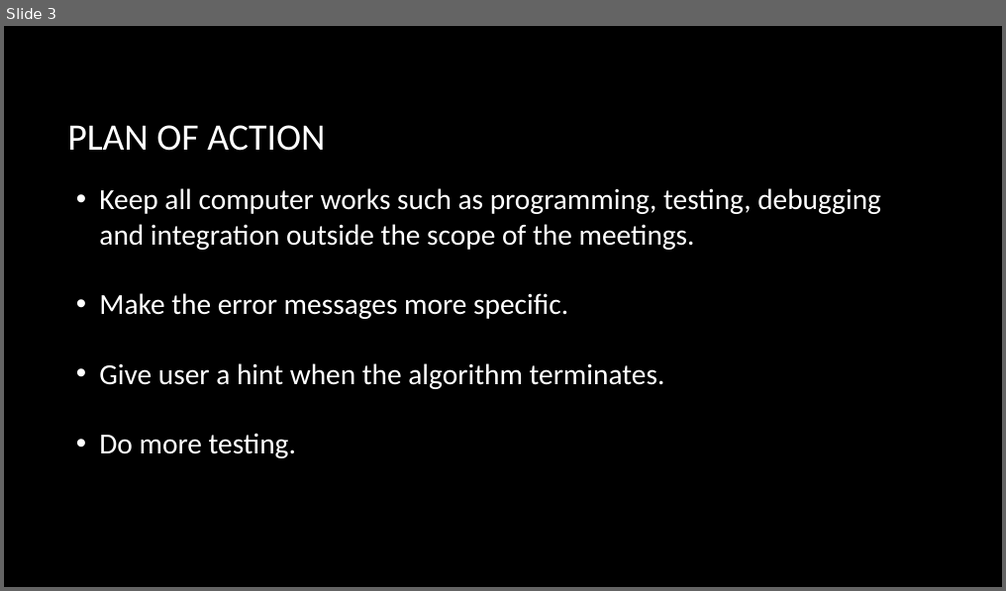
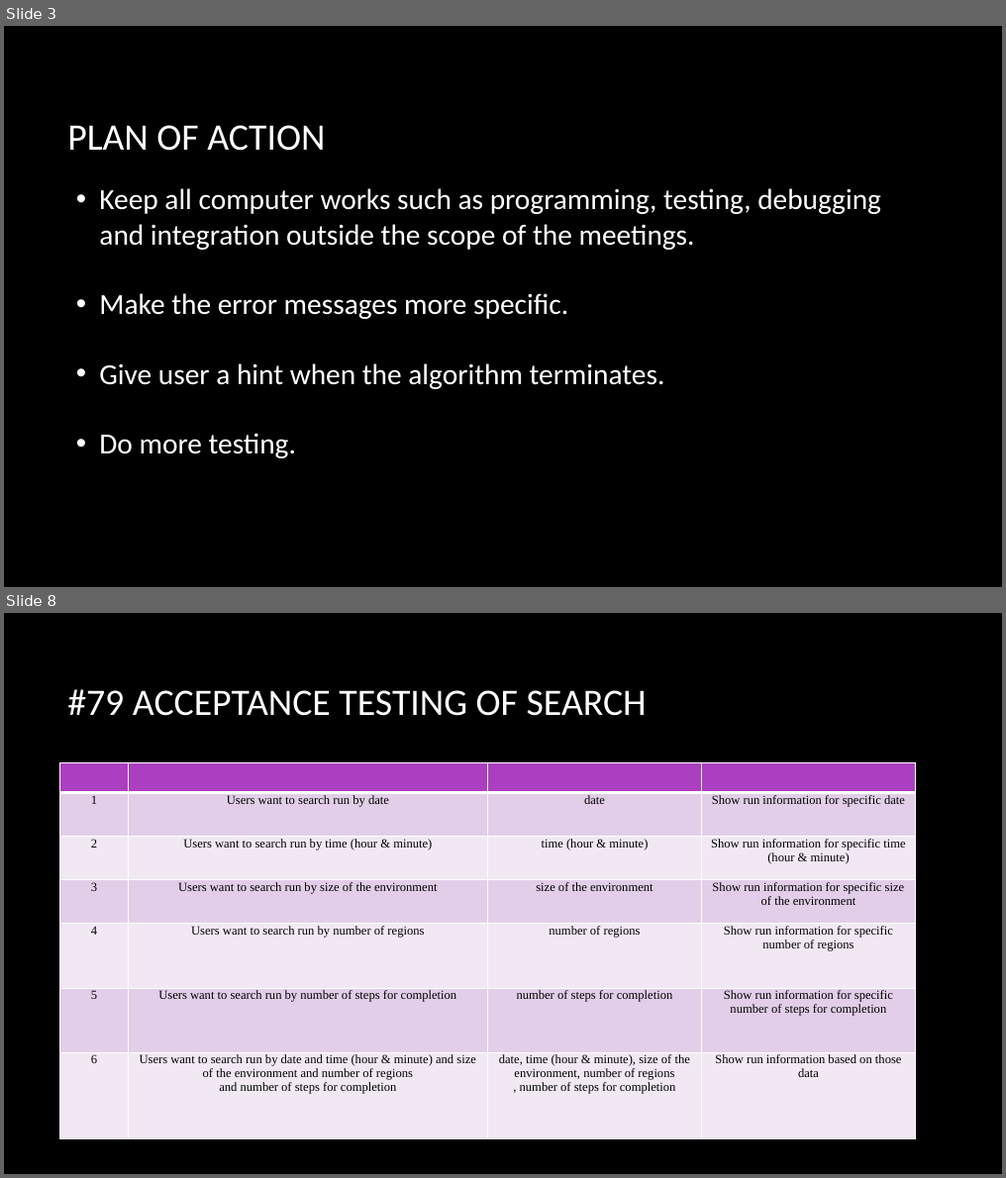
Before and after one commit to Giant-Visualize/Giant-Visualize-Multi-Agent-Patrolling, a slide deck: Document/GIANTS_SixthPresentation.pptx. Shown one above the other, each under a label of ours: slide 3 before the commit, slides 3 and 8 after it; the slides between them are not shown. The pictures are 1006x591 and 1006x1178 pixels, drawn with LibreOffice and Linux fonts; fonts in the diff are those of the drawing; background and template pictures are left out. Boxes give left, top, right and bottom in pixels: in the first picture for what was removed or moved away, otherwise in the second. Text is boxed around its words. In the diff, an @@ line names an element or a change of style, - is before the commit and + after.

```diff
--- a/Document/GIANTS_SixthPresentation.pptx
+++ b/Document/GIANTS_SixthPresentation.pptx
@@ slide 8 added at box(4, 613, 1002, 1174), background picture (left out) @@
@@ title added at box(67, 689, 647, 716), 36 pt, text #FFFFFF @@
+#79 ACCEPTANCE TESTING OF SEARCH
@@ table added at box(60, 762, 916, 1139), 7 rows, 4 columns @@
+ |  |  | 
+1 | Users want to search run by date | date | Show run information for specific date
+2 | Users want to search run by time (hour & minute) | time (hour & minute) | Show run information for specific time (hour & minute)
+3 | Users want to search run by size of the environment | size of the environment | Show run information for specific size of the environment
+4 | Users want to search run by number of regions | number of regions | Show run information for specific number of regions
+5 | Users want to search run by number of steps for completion | number of steps for completion | Show run information for specific number of steps for completion
+6 | Users want to search run by date and time (hour & minute) and size of the environment and number of regions / and number of steps for completion | date, time (hour & minute), size of the environment, number of regions / , number of steps for completion | Show run information based on those data
```
Also in this commit, not shown: 3 slides changed, 1 other slide added, 1 slide removed, 3 other files.
